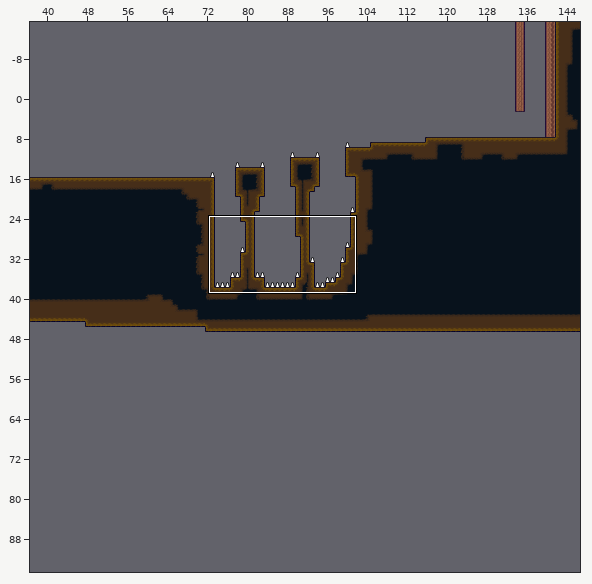
Two states of a Tiled map, Assets/TiledLevels/Level 1.tmx. The first picture is a wide view before the edit; the outline marks the close-up.
Close-up. Before:
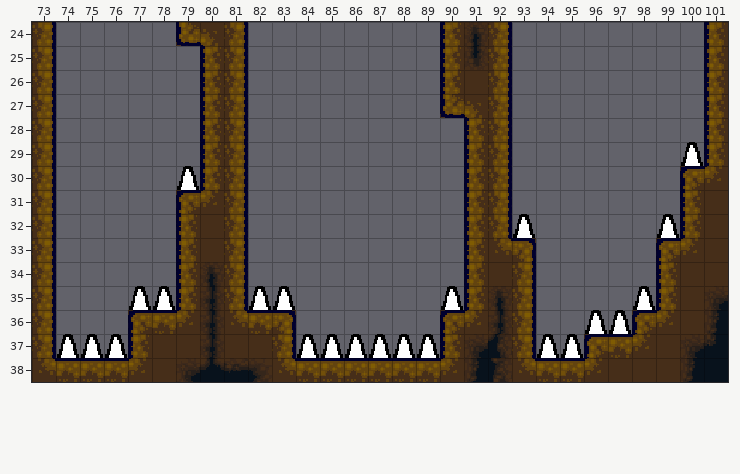
Cells are 16x16 px. Shown: x 73..101, y 24..38. The commit also changed other parts of the map, which this record leaves out.
Once edited:
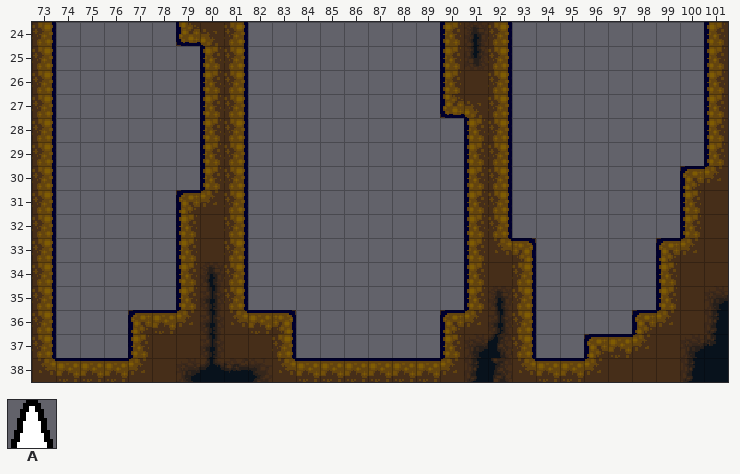
Key: from "Spikes": A 7.
_ is an empty cell.
Tiles replaced or removed in this view: A.
What changed:
Changed rows in their new state; . is an unchanged cell.
Layer "Spikes":
first column x 74:
29 .........................._
30 ....._.....................
32 ..................._....._.
35 ...__...__......_......._..
36 ......................__...
37 ___.......______....__.....
